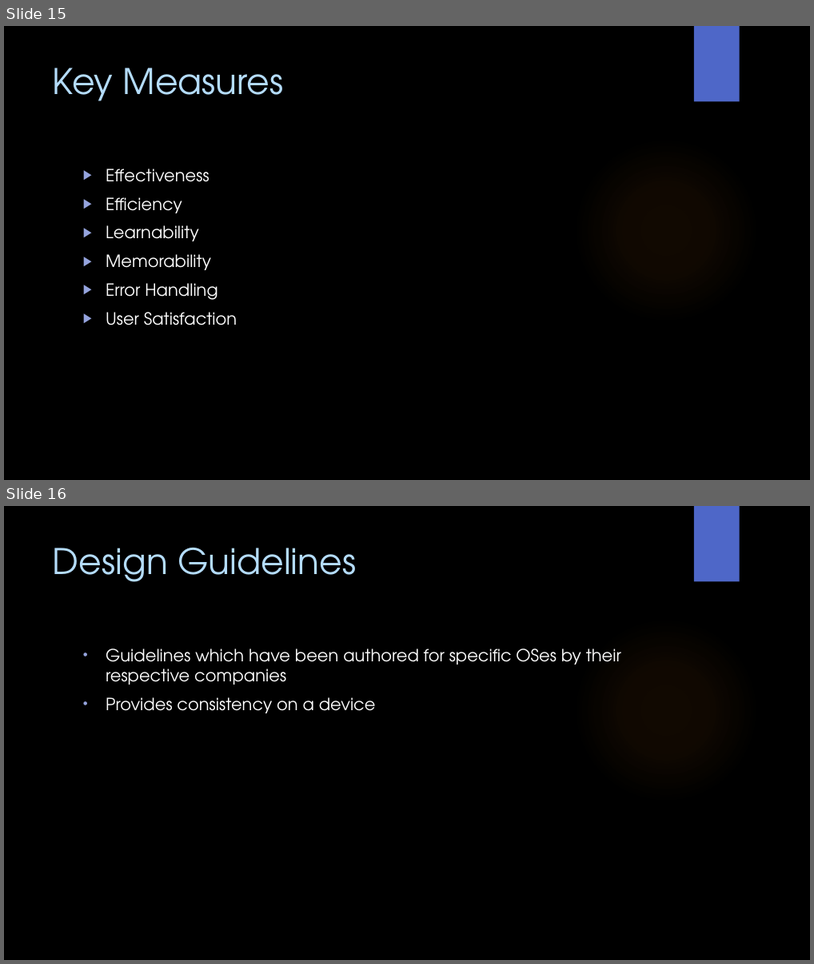
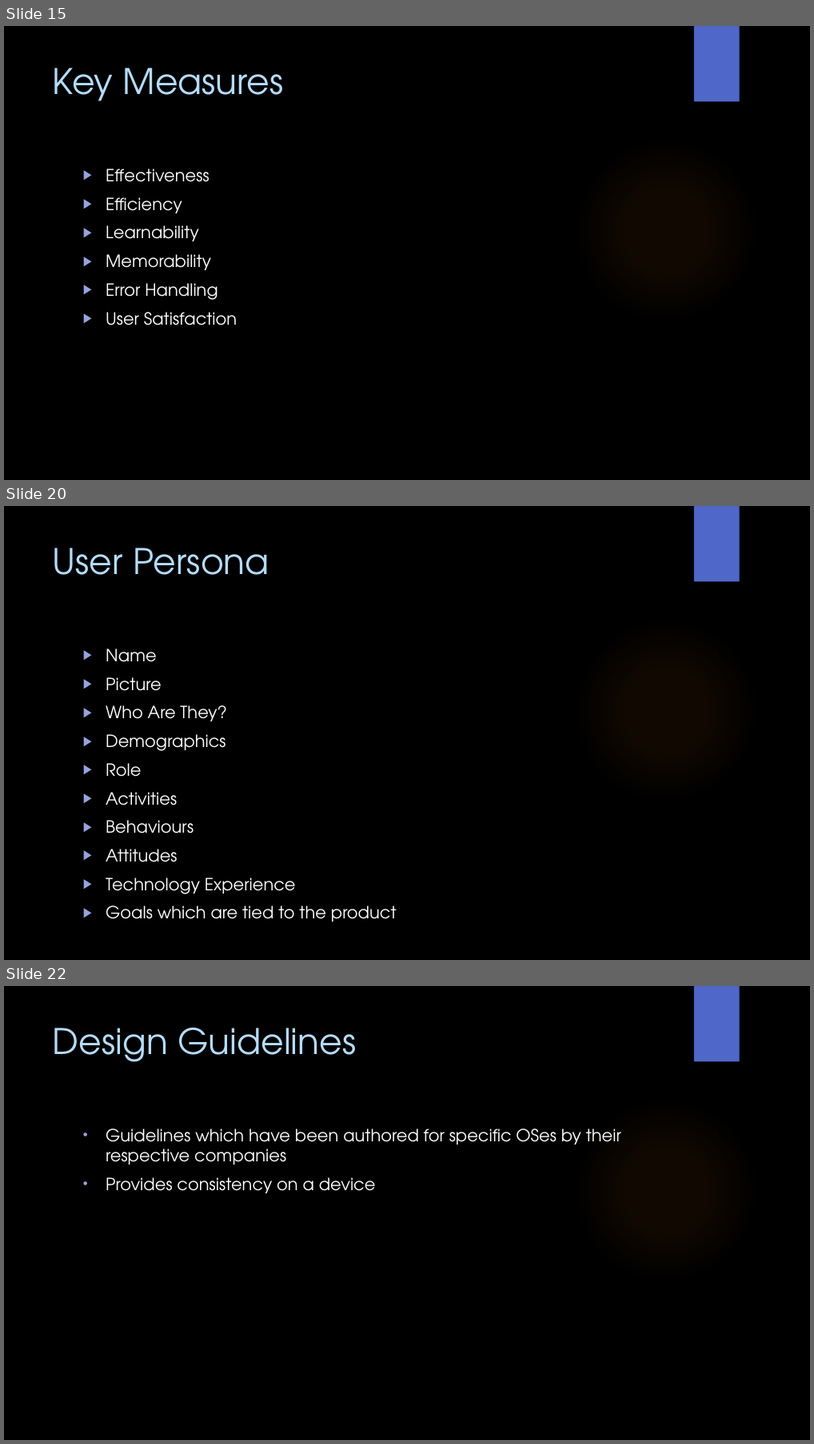
Before and after one commit to WitsSoftDev/SoftDev2016, a slide deck: Session 5/Softdev Session 5 2016.pptx. Shown one above the other, each under a label of ours: slides 15 and 16 before the commit, slides 15, 20 and 22 after it; the slides between them are not shown. The pictures are 814x964 and 814x1444 pixels, drawn with LibreOffice and Linux fonts; fonts in the diff are those of the drawing; background and template pictures are left out. Boxes give left, top, right and bottom in pixels: in the first picture for what was removed or moved away, otherwise in the second. Text is boxed around its words. In the diff, an @@ line names an element or a change of style, - is before the commit and + after.

```diff
--- a/Session 5/Softdev Session 5 2016.pptx
+++ b/Session 5/Softdev Session 5 2016.pptx
@@ slide 20 added at (4, 506, 810, 960), background picture (left out); not listed: 2 template elements that a slide beside it also shows @@
@@ title added at (53, 548, 270, 575), 42 pt, text #B4DCFA @@
+User Persona
@@ text added at (106, 648, 397, 921), 20 pt, text #FFFFFF @@
+▶ Name
+▶ Picture
+▶ Who Are They?
+▶ Demographics
+▶ Role
+▶ Activities
+▶ Behaviours
+▶ Attitudes
+▶ Technology Experience
+▶ Goals which are tied to the product
@@ what was slide 16 is now slide 22 @@
```
Also in this commit, not shown: 5 other slides added.
